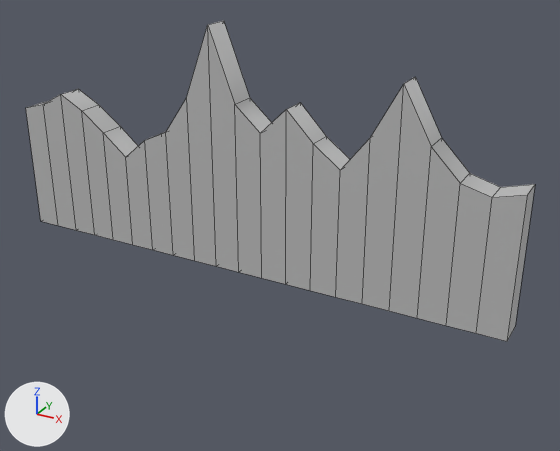
What one commit did to the FBX model StarCatcherGame/Assets/Landscapes/FBX Land/B_11.fbx.
Camera for both pictures: a 50 mm camera at (0.277, -0.45, 0.266) aimed at (0.026, 0.006, 0.038). The lights are fixed; the arrows at lower left show +X, +Y and +Z. Mesh edges are drawn as thin lines. Where no turn or scale is listed for an object, it has been applied to the vertices.

Before the edit, the objects in view are built like this:
```python
me_mesh = bpy.data.meshes.new('Mesh')
me_mesh.from_pydata(...)  # 84 vertices, 82 faces; spans x -0.2..0.2, y -0.01..0.01, z -0.05..0.13
me_mesh.materials.append(mat_lambert1)  # grey #bcbcbc
ob_pcube1 = bpy.data.objects.new('pCube1', me_mesh)
ob_pcube1.location = (0.0, 0.0, 0.05)
```
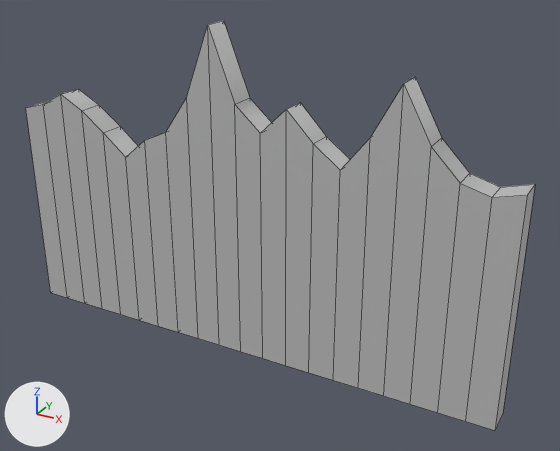
Where the change shows, as pixel boxes [x1, y1, x2, y2] in the pictures (560 x 451 px; the box of a moved part takes in the faces that stretch with it):
```json
{"object": "pCube1", "change": "reshaped", "before": [26, 20, 535, 341], "after": [26, 20, 535, 430], "on screen": "28% taller"}
{"part": 1, "of": "me_mesh", "change": "moved or reshaped", "before": [40, 128, 515, 341], "after": [40, 128, 515, 430]}
```

The change, as JSON lines over the scene's bpy script:
```json
{"block": "me_mesh", "where": "me_mesh.from_pydata(...)  # 84 vertices, 82 faces; spans x -0.2..0.2, y -0.01..0.01, z -0.05..0.13"}
{"block": "me_mesh", "where": "# used by ob_pcube1; location = (0.0, 0.0, 0.05)"}
{"block": "me_mesh", "change": "me_mesh part 1: all 42 vertices in x -0.2..0.2, y -0.01..0.01, z -0.05 are moved by (0.0, 0.0, -0.07)"}
```
